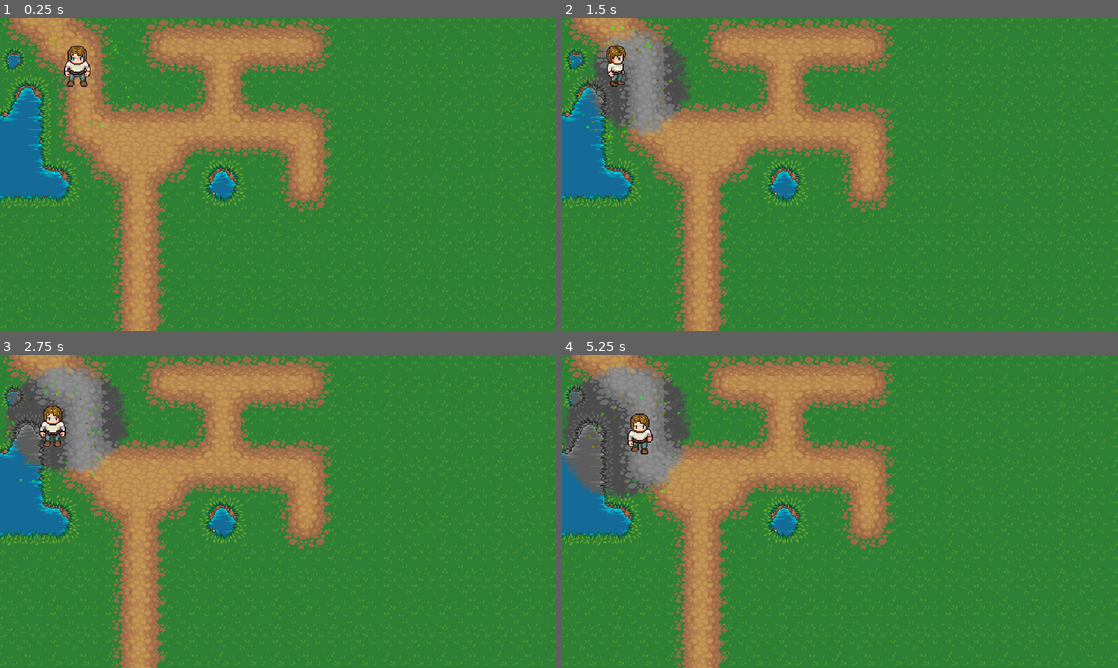
Above: before the commit, frames 1-4 (two rows, left to right).
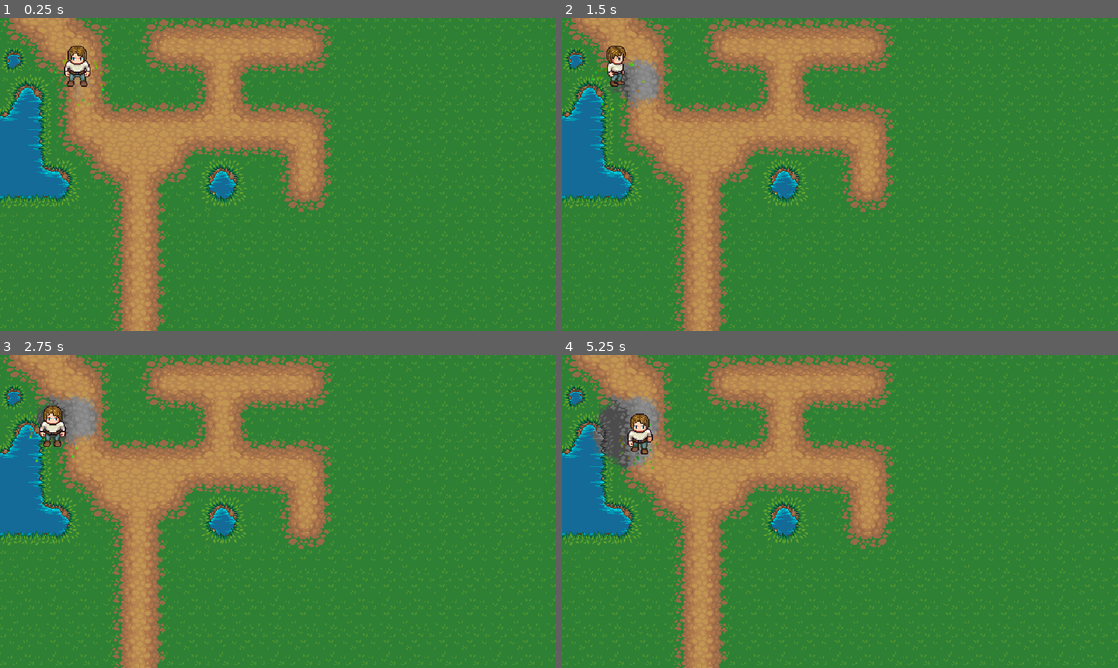
Above: after the commit, the same moments.

Repository: age-of-asparagus/desaturitis
Game: Godot game, scene res://World2.tscn
The game is run twice, just before and just after one commit, with the same random seed, the same clock (stepped at 60 frames per second) and the same inputs. This scene is started directly instead of the project's main scene.
Inputs (mouse positions are in pixels of both pictures, inside the frame that each line leads up to):
- Up to frame 1 (0.25 s): no input
- Up to frame 2 (1.5 s): move the mouse to (962, 158) at 0.52 s; hold A (A) 0.53-1.28 s; tap D (D) at 0.8, 1.35 s; move the mouse to (728, 190) at 1.27 s
- Up to frame 3 (2.75 s): tap S (S) at 1.55 s; move the mouse to (333, 442) at 2.02 s; hold S (S) from 2.03 s (still down); tap A (A) at 2.3 s
- Up to frame 4 (5.25 s): move the mouse to (812, 574) at 2.77 s; release S (S) at 2.78 s; tap A (A) at 2.85, 4.55 s; tap D (D) at 3.05 s; move the mouse to (1006, 558) at 3.52 s; hold D (D) 3.53-4.28 s; tap S (S) at 3.8 s; move the mouse to (673, 464) at 4.27 s; click (673, 464) at 4.35 s; move the mouse to (867, 511) at 5.02 s; hold S (S) from 5.03 s (still down)

The runs differ from the first frame. In frame 1, 0.2% of the frame differs, in the area x 5-24%, y 2-36%; in frame 2, 3.3%; in frame 3, 4.4%; in frame 4, 5.6%, in the area x 0-24%, y 3-46%.

Commit message:
particles only when sucking color

Diff:
--- a/ColorSucker.gd
+++ b/ColorSucker.gd
@@ -23,19 +23,27 @@
 	$Particles2D.process_material.set("emission_ring_radius", size/2)
 	$Particles2D.process_material.set("emission_ring_inner_radius", size/2.5)
 
+	suck_color()
+
 # Called every frame. 'delta' is the elapsed time since the previous frame.
 func _process(delta):
 	tick += 1
 	if tick % int(seconds*10) == 0:
 		tick = 0
-		var desaturation_sprite = DesaturateSprite.instance()
-		var scale = size / desaturation_sprite.texture.get_width()
-		desaturation_sprite.scale = Vector2(scale, scale)
-		desaturation_sprite.material = desaturation_sprite.material.duplicate()
-		desaturation_sprite.global_position = global_position
-		desaturation_sprite.rotation = rand_range(-PI, PI)
+#		suck_color()
 
-		node_holder.add_child(desaturation_sprite)
+
+func suck_color():
+	var desaturation_sprite = DesaturateSprite.instance()
+	var scale = size / desaturation_sprite.texture.get_width()
+	desaturation_sprite.scale = Vector2(scale, scale)
+	desaturation_sprite.material = desaturation_sprite.material.duplicate()
+	desaturation_sprite.global_position = global_position
+	desaturation_sprite.rotation = rand_range(-PI, PI)
+
+	$Timer.start()
+	$Particles2D.emitting = true
+	node_holder.add_child(desaturation_sprite)
 
 func get_or_create_holder():
 	node_holder = get_tree().current_scene.find_node("DesaturationHolder")
@@ -57,3 +65,16 @@
 			get_tree().current_scene.call_deferred("move_child", node_holder, ysort.get_index())
 
 	return node_holder
+
+
+func _on_Area2D_area_exited(area):
+	# should only detect DesaturationSprites
+	# make sure we aren't already in an sprite
+	if $Area2D.get_overlapping_areas().size() == 0:
+		suck_color()
+
+
+
+func _on_Timer_timeout():
+	print("stopped")
+	$Particles2D.emitting = false
--- a/World2.tscn
+++ b/World2.tscn
@@ -18,5 +18,4 @@
 
 [node name="ColorSucker" parent="YSort/Player" instance=ExtResource( 5 )]
 show_behind_parent = true
-size = 128.0
 seconds = 1.0
--- a/desaturation/ColorSucker.tscn
+++ b/desaturation/ColorSucker.tscn
@@ -36,15 +36,32 @@
 hue_variation_random = 0.32
 hue_variation_curve = SubResource( 5 )
 
+[sub_resource type="CircleShape2D" id=6]
+radius = 11.1803
+
 [node name="ColorSucker" type="Node2D"]
 script = ExtResource( 2 )
 DesaturateSprite = ExtResource( 1 )
 
 [node name="Particles2D" type="Particles2D" parent="."]
 show_behind_parent = true
+emitting = false
 amount = 50
 lifetime = 0.5
 randomness = 0.1
 local_coords = false
 process_material = SubResource( 3 )
 texture = ExtResource( 3 )
+
+[node name="Area2D" type="Area2D" parent="."]
+collision_layer = 0
+collision_mask = 1048576
+
+[node name="CollisionShape2D" type="CollisionShape2D" parent="Area2D"]
+shape = SubResource( 6 )
+
+[node name="Timer" type="Timer" parent="."]
+one_shot = true
+
+[connection signal="area_exited" from="Area2D" to="." method="_on_Area2D_area_exited"]
+[connection signal="timeout" from="Timer" to="." method="_on_Timer_timeout"]
--- a/desaturation/DesaturateSprite.tscn
+++ b/desaturation/DesaturateSprite.tscn
@@ -33,6 +33,9 @@
 "values": [ 1.0 ]
 }
 
+[sub_resource type="CircleShape2D" id=3]
+radius = 19.0
+
 [node name="DesaturateSprite" type="Sprite"]
 material = ExtResource( 2 )
 texture = ExtResource( 1 )
@@ -41,3 +44,11 @@
 autoplay = "Fade"
 anims/Fade = SubResource( 1 )
 anims/RESET = SubResource( 2 )
+
+[node name="Area2D" type="Area2D" parent="."]
+collision_layer = 1048576
+collision_mask = 0
+
+[node name="CollisionShape2D" type="CollisionShape2D" parent="Area2D"]
+scale = Vector2( 1, 1.01727 )
+shape = SubResource( 3 )
--- a/desaturation/desaturate_material.tres
+++ b/desaturation/desaturate_material.tres
@@ -1,7 +1,7 @@
 [gd_resource type="ShaderMaterial" load_steps=3 format=2]
 
 [ext_resource path="res://desaturation/desaturate.shader" type="Shader" id=1]
-[ext_resource path="res://desaturation/transition_mask-7.png" type="Texture" id=2]
+[ext_resource path="res://desaturation/transition_mask-8.png" type="Texture" id=2]
 
 [resource]
 shader = ExtResource( 1 )
Not shown: 1 places in desaturation/ColorSucker.tscn that only renumber resources
Not shown: 1 places in desaturation/DesaturateSprite.tscn that only renumber resources
Binary file added: desaturation/transition_mask-10.png
Not shown, added: desaturation/transition_mask-10.png.import
Binary file added: desaturation/transition_mask-9.png
Not shown, added: desaturation/transition_mask-9.png.import
